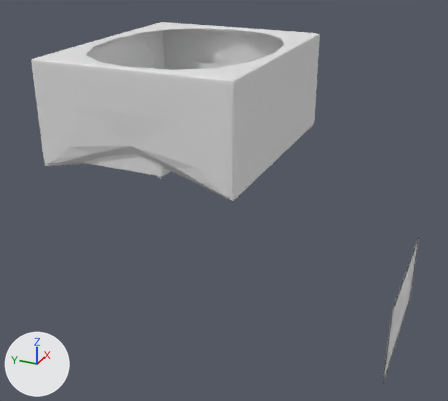
What one commit did to the Blender file first.blend.
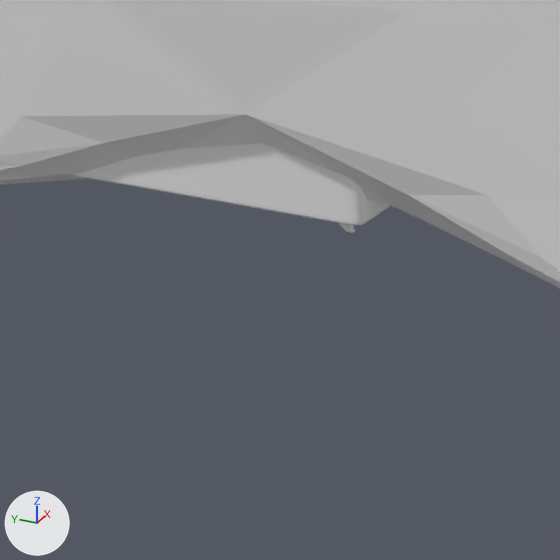
The first picture shows the older version from a camera (50 mm lens) standing at (-9.52, -0.91, 7.35) and looking at (4.34, 5.33, 0.41). The close-ups show both versions on the part from 14% to 49% of the width and 29% to 67% of the height of that picture; other places that the commit changed are outside them. The lights are fixed; the arrows at lower left show +X, +Y and +Z.

Objects in the first close-up: 'Cube.001', 'room'.
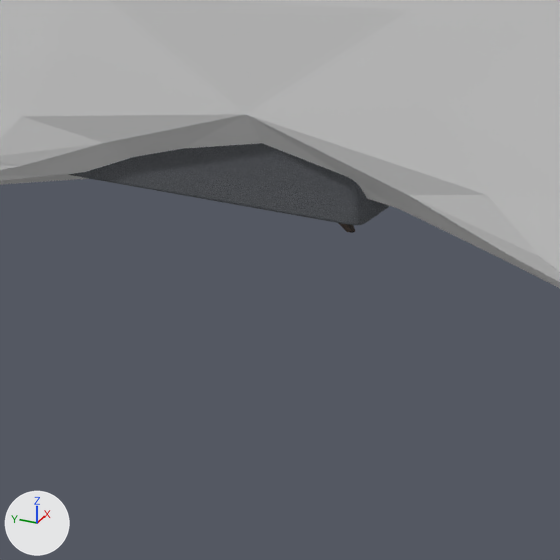
Where the newer file only moved an object's origin or applied its transform, the numbers keep the older frame.

Where the change shows, as pixel boxes (x1, y1, x2, y2) in the close-ups (560 x 560 px):
'Cube.001', recoloured: (68, 143, 389, 225) in both

What changed in the scene script:
```text
Add img_серая_ткань_jpg:
    img_серая_ткань_jpg = load_image('серая=ткань.jpg', 'серая=ткань.jpg', 750, 596, 'sRGB')
Add mat_gray_textile:
    mat_gray_textile = principled_material('gray-textile')
    mat_gray_textile.texture = img_серая_ткань_jpg
    mat_gray_textile.metallic = 0.478
    mat_gray_textile.roughness = 1.0
Change me_cube_001:
    where me_cube_001.from_pydata(...)  # 158 vertices, 156 faces; spans x -2.76..2.76, y -4.85..4.85, z -0.05..2.06
    add me_cube_001.materials.append(mat_gray_textile)  # picture img_серая_ткань_jpg
```
